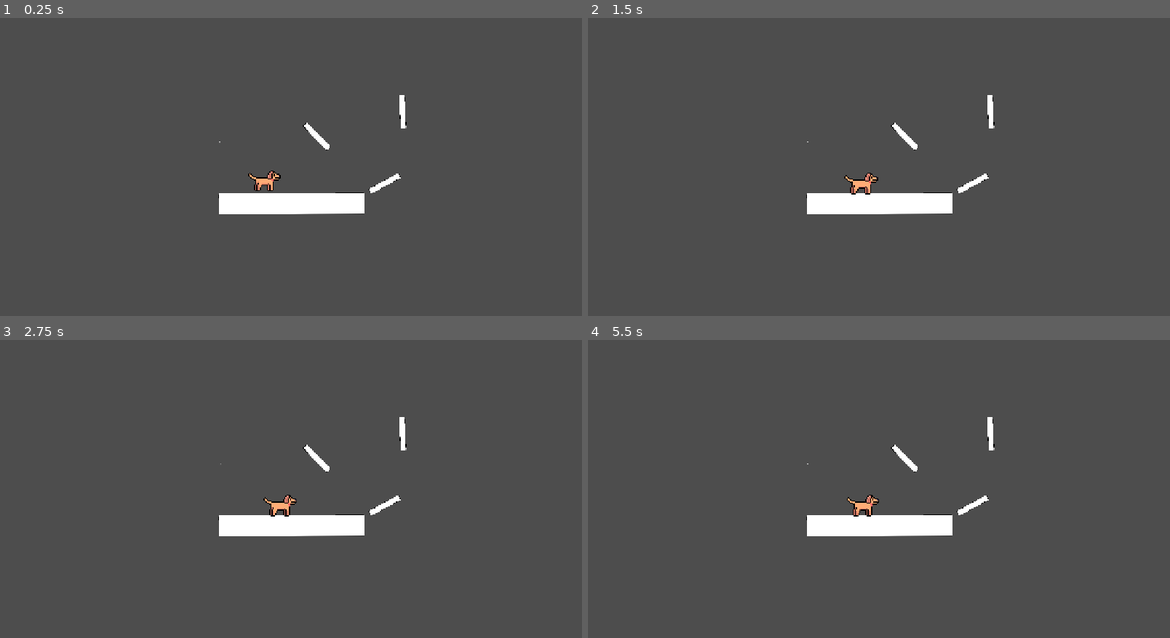
Above: before the commit, frames 1-4 (two rows, left to right).
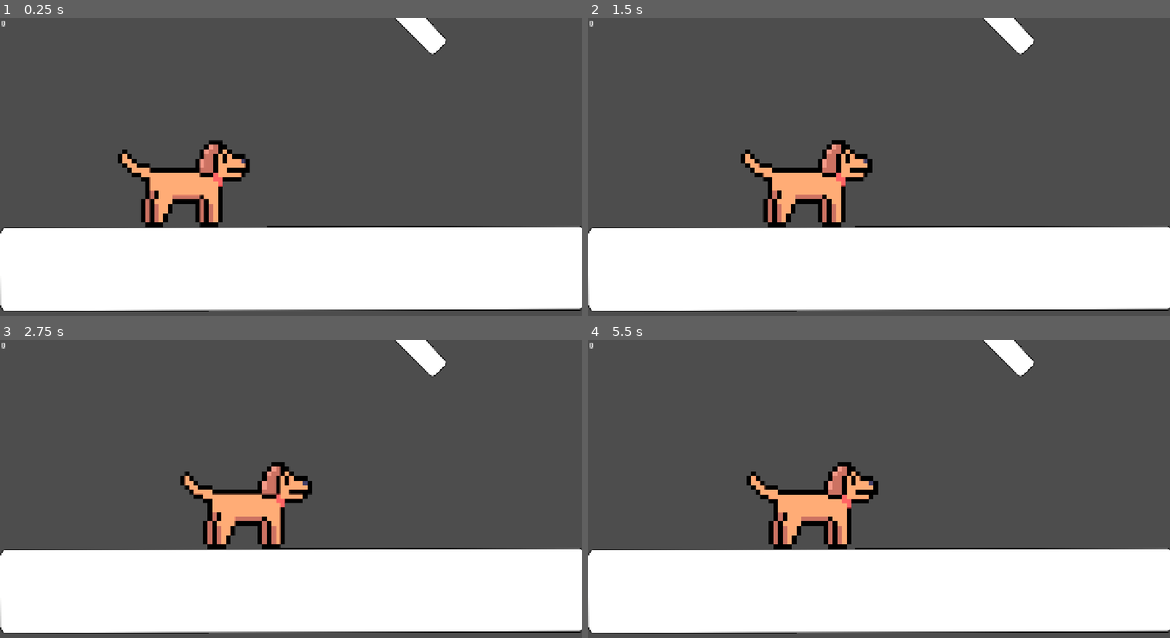
Above: after the commit, the same moments.

Repository: MisterIXI/godot-wildjam-80
Game: Godot game, scene res://scenes/_debug/Steffen/sampleScene.tscn
Two runs of this game, one before a commit and one after it. Both use one fixed random seed, a clock stepped at 60 frames per second and the inputs below. The project has no main scene, so this scene is started directly.
Inputs (mouse positions are in pixels of both pictures, inside the frame that each line leads up to):
- Up to frame 1 (0.25 s): no input
- Up to frame 2 (1.5 s): tap Enter (ui_accept) at 0.5, 0.77 s; move the mouse to (1007, 164) at 0.52 s; press the mouse at (1007, 164) at 0.53 s; hold D (move_right) 0.53-1.28 s; move the mouse to (762, 196) at 1.27 s; release the mouse at (762, 196) at 1.28 s; hold A (move_left) from 1.28 s (still down); click (762, 196) at 1.35 s
- Up to frame 3 (2.75 s): tap Enter (ui_accept) at 1.52 s; move the mouse to (349, 432) at 2.02 s; release A (move_left) at 2.03 s; press the mouse at (349, 432) at 2.03 s; hold D (move_right) from 2.03 s (still down)
- Up to frame 4 (5.5 s): move the mouse to (849, 569) at 2.77 s; release D (move_right) at 2.78 s; release the mouse at (849, 569) at 2.78 s; hold W (up) 2.78-3.53 s; click (849, 569) at 2.85 s; tap Enter (ui_accept) at 3.02, 3.77, 4.52 s; move the mouse to (1053, 551) at 3.52 s; press the mouse at (1053, 551) at 3.53 s; hold A (move_left) from 3.53 s (still down); move the mouse to (704, 453) at 4.27 s; release the mouse at (704, 453) at 4.28 s; click (704, 453) at 4.35 s; move the mouse to (908, 503) at 5.02 s; press the mouse at (908, 503) at 5.03 s

The runs differ from the first frame. In frame 1, 34% of the frame differs, in the area x 0-100%, y 0-99%; in frame 2, 34%; in frame 3, 34%; in frame 4, 34%.

Commit message:
UPDATE score system to check on y axis

Diff:
--- a/scenes/_debug/Steffen/sampleScene.tscn
+++ b/scenes/_debug/Steffen/sampleScene.tscn
@@ -22,8 +22,7 @@
 [node name="Node2D" type="Node2D"]
 
 [node name="Camera2D" type="Camera2D" parent="."]
-position = Vector2(637, 360)
-zoom = Vector2(0.25, 0.25)
+position = Vector2(638, 360)
 
 [node name="DirectionalLight2D" type="DirectionalLight2D" parent="."]
 
@@ -89,7 +88,7 @@
 texture = ExtResource("4_he6na")
 
 [node name="RigidBody2D" type="RigidBody2D" parent="."]
-position = Vector2(397, 255)
+position = Vector2(397, 312)
 physics_material_override = SubResource("PhysicsMaterial_6bry8")
 lock_rotation = true
 contact_monitor = true
@@ -102,6 +101,7 @@
 shape = SubResource("CapsuleShape2D_6bry8")
 
 [node name="Sprite2D" type="Sprite2D" parent="RigidBody2D/CollisionShape2D"]
+position = Vector2(1, -14)
 texture = ExtResource("2_a6k01")
 
 [connection signal="body_entered" from="RigidBody2D" to="RigidBody2D" method="_on_body_entered"]
--- a/scenes/_debug/Steffen/scoreText.gd
+++ b/scenes/_debug/Steffen/scoreText.gd
@@ -1,15 +1,11 @@
 extends Label
 
-var scoreText = "WOOP WOOP"
 @export var playerNode : RigidBody2D
-var startX : int
+var startY : int
 
 func _ready() -> void:
-	text = scoreText
-	startX = playerNode.global_position.x
+	startY = playerNode.global_position.y
 
 func _process(_delta: float) -> void:
-	var currentPos : int = (playerNode.global_position.x - startX) / 10
-	if(currentPos <= 0):
-		currentPos = 0
+	var currentPos : int = (-playerNode.global_position.y + startY) / 10
 	text = str(currentPos)
